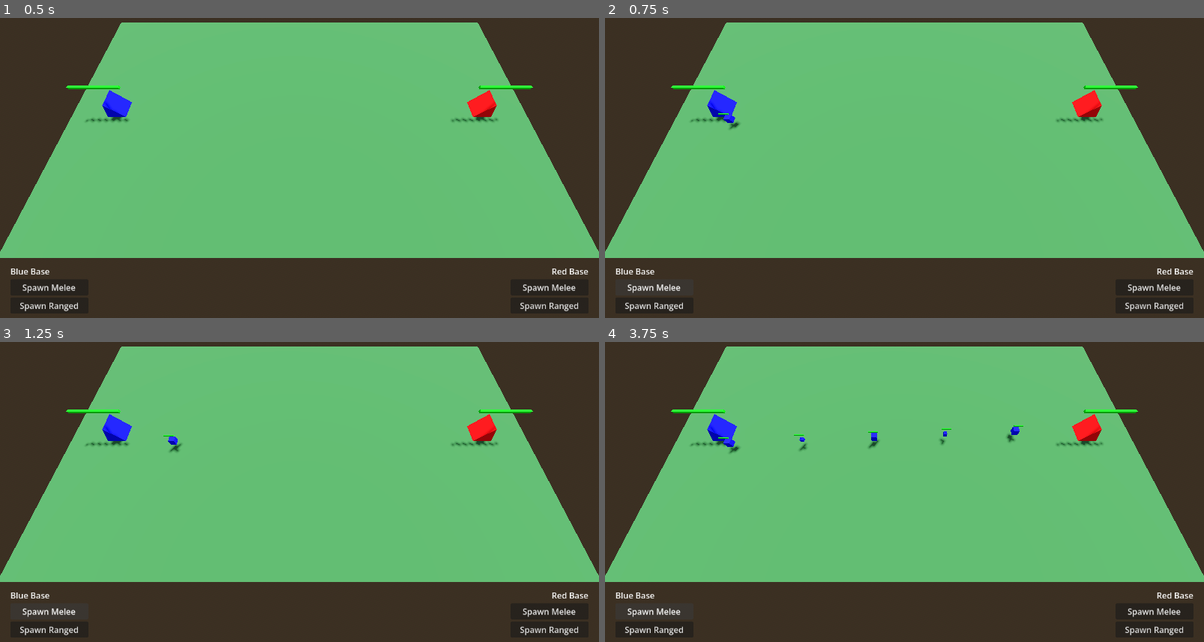
Above: before the commit, frames 1-4 (two rows, left to right).
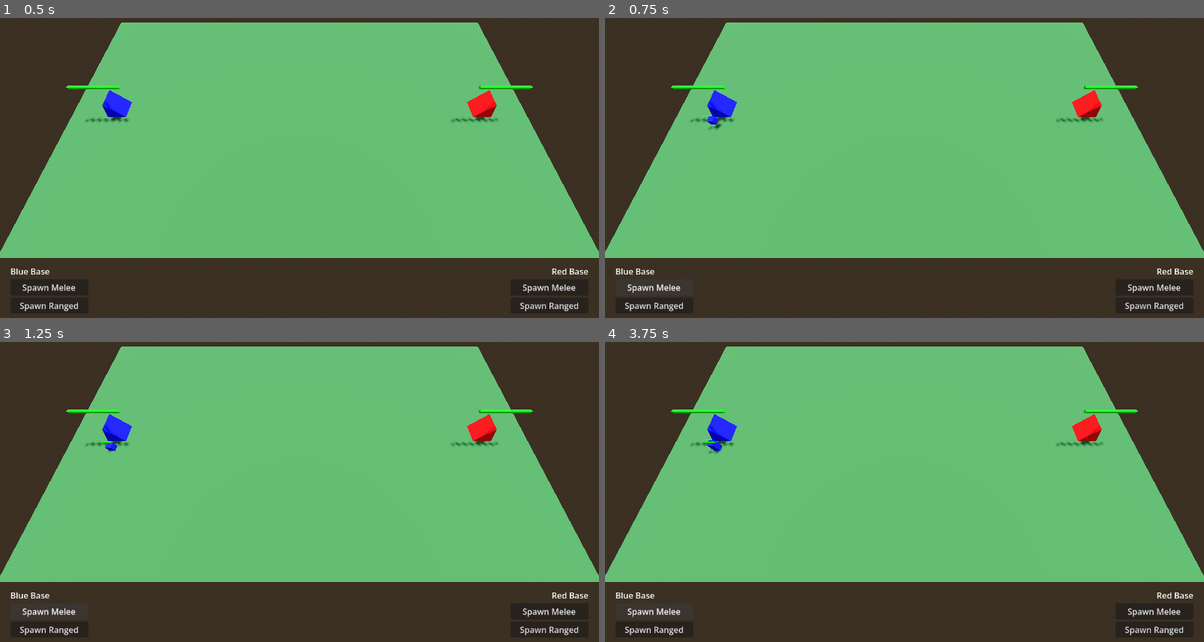
Above: after the commit, the same moments.

Repository: Jillkrav/RTS-Prueba
Game: Godot game, scene res://src/scenes/main.tscn
The game is run twice, just before and just after one commit, with the same random seed, the same clock (stepped at 60 frames per second) and the same inputs.
Inputs:
- Up to frame 1 (0.5 s): no input
- Up to frame 2 (0.75 s): click "Spawn Melee" at 0.5 s
- Up to frame 3 (1.25 s): no input
- Up to frame 4 (3.75 s): click "Spawn Ranged" at 1.25 s; click "Spawn Melee" at 2 s; click "Spawn Ranged" at 2.75 s; click "Spawn Melee" at 3.5 s

Frame 1 is identical in both runs. In frame 2, 0.1% of the frame differs, in the area x 16-23%, y 31-38%; in frame 3, 0.1%; in frame 4, 0.4%, in the area x 16-70%, y 27-38%.

Commit message:
Feat: Unidades se quedan estaticas y atacan con click

Diff:
--- /dev/null
+++ b/icon.svg
@@ -0,0 +1,27 @@
+<?xml version="1.0" encoding="iso-8859-1"?>
+<!-- Uploaded to: SVG Repo, www.svgrepo.com, Generator: SVG Repo Mixer Tools -->
+<svg height="800px" width="800px" version="1.1" id="Layer_1" xmlns="http://www.w3.org/2000/svg" xmlns:xlink="http://www.w3.org/1999/xlink"
+	 viewBox="0 0 512.009 512.009" xml:space="preserve">
+<circle style="fill:#F7B239;" cx="256.004" cy="256.004" r="256.004"/>
+<path style="fill:#E09B2D;" d="M121.499,390.501C29.407,298.407,22.15,153.608,99.723,53.204
+	c-8.593,6.638-16.861,13.895-24.743,21.777c-99.974,99.974-99.974,262.065,0,362.038s262.065,99.974,362.038,0
+	c7.881-7.881,15.138-16.15,21.777-24.743C358.392,489.85,213.593,482.593,121.499,390.501z"/>
+<path style="fill:#FFFFFF;" d="M126.955,264.933h258.092c0,14.486-2.391,28.415-6.794,41.421H133.749
+	C129.346,293.348,126.955,279.419,126.955,264.933z"/>
+<path style="fill:#A81004;" d="M133.749,306.354h244.504c-8.679,25.632-25.189,47.633-46.684,63.182
+	c-9.033-15.22-25.632-25.417-44.622-25.417c-11.602,0-22.305,3.808-30.946,10.248c-8.641-6.44-19.357-10.248-30.958-10.248
+	c-18.977,0-35.589,10.197-44.609,25.417C158.938,353.987,142.428,331.986,133.749,306.354z"/>
+<path style="fill:#F95428;" d="M286.946,344.119c18.99,0,35.589,10.197,44.622,25.417c-21.242,15.384-47.355,24.443-75.568,24.443
+	c-28.213,0-54.326-9.059-75.568-24.443c9.021-15.22,25.632-25.417,44.609-25.417c11.601,0,22.317,3.808,30.958,10.248
+	C264.642,347.927,275.345,344.119,286.946,344.119z"/>
+<g>
+	<path style="fill:#4D4D4D;" d="M205.155,208.171c0.858-3.756-0.64-7.659-3.793-9.876l-56.299-39.588
+		c-4.286-3.014-10.205-1.984-13.22,2.304c-3.014,4.286-1.982,10.205,2.304,13.22l37.322,26.244l-78.322,12.931
+		c-5.171,0.854-8.67,5.737-7.816,10.908c0.767,4.647,4.79,7.944,9.351,7.944c0.514,0,1.034-0.042,1.557-0.128l101.213-16.71
+		C201.252,214.792,204.297,211.928,205.155,208.171z"/>
+	<path style="fill:#4D4D4D;" d="M418.853,213.407l-78.323-12.931l37.322-26.244c4.286-3.015,5.319-8.933,2.304-13.22
+		c-3.015-4.288-8.935-5.319-13.22-2.304l-56.299,39.588c-3.151,2.217-4.651,6.118-3.793,9.876c0.858,3.758,3.903,6.621,7.705,7.248
+		l101.213,16.71c0.524,0.086,1.044,0.128,1.557,0.128c4.56,0,8.583-3.297,9.351-7.944
+		C427.523,219.144,424.024,214.261,418.853,213.407z"/>
+</g>
+</svg>
--- a/src/scripts/main.gd
+++ b/src/scripts/main.gd
@@ -1,17 +1,38 @@
 extends Node3D
 
-@onready var base_blue: Base = $BaseBlue
-@onready var base_red: Base = $BaseRed
-
+@onready var base_blue = $BaseBlue
+@onready var base_red = $BaseRed
 @onready var blue_melee_btn: Button = $HUD/Control/BlueControls/MeleeBtn
 @onready var blue_ranged_btn: Button = $HUD/Control/BlueControls/RangedBtn
-
 @onready var red_melee_btn: Button = $HUD/Control/RedControls/MeleeBtn
 @onready var red_ranged_btn: Button = $HUD/Control/RedControls/RangedBtn
+@onready var camera: Camera3D = $Camera3D
 
 func _ready() -> void:
 	blue_melee_btn.pressed.connect(base_blue.spawn_melee)
 	blue_ranged_btn.pressed.connect(base_blue.spawn_ranged)
-
 	red_melee_btn.pressed.connect(base_red.spawn_melee)
 	red_ranged_btn.pressed.connect(base_red.spawn_ranged)
+
+func _input(event: InputEvent) -> void:
+	if event is InputEventMouseButton:
+		var mouse_event: InputEventMouseButton = event
+		if mouse_event.pressed and mouse_event.button_index == MOUSE_BUTTON_LEFT:
+			select_unit_from_mouse(mouse_event.position)
+
+func select_unit_from_mouse(mouse_position: Vector2) -> void:
+	var from: Vector3 = camera.project_ray_origin(mouse_position)
+	var to: Vector3 = from + camera.project_ray_normal(mouse_position) * 1000.0
+
+	var query: PhysicsRayQueryParameters3D = PhysicsRayQueryParameters3D.create(from, to)
+	var space_state: PhysicsDirectSpaceState3D = get_world_3d().direct_space_state
+	var result: Dictionary = space_state.intersect_ray(query)
+
+	if result.is_empty():
+		return
+
+	var collider: Object = result["collider"]
+
+	if collider is Unit:
+		var unit: Unit = collider
+		unit.activate()
--- a/src/scripts/unit.gd
+++ b/src/scripts/unit.gd
@@ -1,5 +1,4 @@
 extends CharacterBody3D
-
 class_name Unit
 
 enum Team { BLUE, RED }
@@ -16,108 +15,129 @@
 
 var target: Node3D = null
 var last_attack_time: float = 0.0
+var is_activated: bool = false
 
 @onready var mesh: MeshInstance3D = $MeshInstance3D
 @onready var health_bar: MeshInstance3D = $HealthBar
 
 func _ready() -> void:
-	# Set colors and collision layers based on team
 	var material: StandardMaterial3D = StandardMaterial3D.new()
+
 	if team == Team.BLUE:
 		material.albedo_color = Color.BLUE
-		collision_layer = 1 # Blue team layer
-		collision_mask = 2 | 4 # Mask Red team (2) and Environment (4)
+		collision_layer = 1
+		collision_mask = 2 | 4
+		add_to_group("units_blue")
 	else:
 		material.albedo_color = Color.RED
-		collision_layer = 2 # Red team layer
-		collision_mask = 1 | 4 # Mask Blue team (1) and Environment (4)
+		collision_layer = 2
+		collision_mask = 1 | 4
+		add_to_group("units_red")
 
 	mesh.material_override = material
 
 	if type == Type.RANGED:
 		attack_range = 10.0
 		attack_damage = 5.0
-		mesh.scale = Vector3(0.6, 0.6, 0.6) # Scale it down
+		mesh.scale = Vector3(0.6, 0.6, 0.6)
 	else:
 		mesh.scale = Vector3(1.0, 1.0, 1.0)
 
+	input_ray_pickable = true
 	update_health_bar()
 
+func activate() -> void:
+	is_activated = true
+
 func _physics_process(delta: float) -> void:
-	if health <= 0:
+	if health <= 0.0:
 		queue_free()
 		return
 
-	# Add gravity
 	if not is_on_floor():
 		velocity.y -= 9.8 * delta
 	else:
-		velocity.y = 0
+		velocity.y = 0.0
+
+	if not is_activated:
+		velocity.x = 0.0
+		velocity.z = 0.0
+		move_and_slide()
+		return
 
 	find_target()
 
-	if target and is_instance_valid(target):
-		var distance = global_position.distance_to(target.global_position)
+	if target != null and is_instance_valid(target):
+		var distance: float = global_position.distance_to(target.global_position)
 		if distance > attack_range:
-			move_to_target(delta)
+			move_to_target()
 		else:
-			velocity.x = 0
-			velocity.z = 0
+			velocity.x = 0.0
+			velocity.z = 0.0
 			attack_target()
 	else:
-		move_towards_enemy_base(delta)
+		move_towards_enemy_base()
 
 	move_and_slide()
 
 func find_target() -> void:
-	# Simple targeting: find nearest enemy unit or base
-	var enemies = get_tree().get_nodes_in_group("units_" + ("red" if team == Team.BLUE else "blue"))
-	enemies.append_array(get_tree().get_nodes_in_group("base_" + ("red" if team == Team.BLUE else "blue")))
+	var enemies: Array = []
+
+	if team == Team.BLUE:
+		enemies.append_array(get_tree().get_nodes_in_group("units_red"))
+		enemies.append_array(get_tree().get_nodes_in_group("base_red"))
+	else:
+		enemies.append_array(get_tree().get_nodes_in_group("units_blue"))
+		enemies.append_array(get_tree().get_nodes_in_group("base_blue"))
 
 	var closest_enemy: Node3D = null
-	var min_dist = INF
+	var min_dist: float = INF
 
 	for enemy in enemies:
-		if is_instance_valid(enemy):
-			var dist = global_position.distance_to(enemy.global_position)
+		if enemy is Node3D and is_instance_valid(enemy):
+			var enemy_node: Node3D = enemy
+			var dist: float = global_position.distance_to(enemy_node.global_position)
 			if dist < min_dist:
 				min_dist = dist
-				closest_enemy = enemy
+				closest_enemy = enemy_node
 
 	target = closest_enemy
 
-func move_to_target(_delta: float) -> void:
-	if not target: return
-	var dir = (target.global_position - global_position).normalized()
-	velocity = dir * speed
-	move_and_slide()
+func move_to_target() -> void:
+	if target == null:
+		return
 
-func move_towards_enemy_base(delta: float) -> void:
-	# This will be refined in subclasses or based on scene layout
-	var base_group = "base_" + ("red" if team == Team.BLUE else "blue")
-	var enemy_bases = get_tree().get_nodes_in_group(base_group)
-	if enemy_bases.size() > 0:
+	var dir: Vector3 = (target.global_position - global_position).normalized()
+	velocity.x = dir.x * speed
+	velocity.z = dir.z * speed
+
+func move_towards_enemy_base() -> void:
+	var base_group: String = "base_red" if team == Team.BLUE else "base_blue"
+	var enemy_bases: Array = get_tree().get_nodes_in_group(base_group)
+
+	if enemy_bases.size() > 0 and enemy_bases[0] is Node3D:
 		target = enemy_bases[0]
-		move_to_target(delta)
+		move_to_target()
 
 func attack_target() -> void:
-	var current_time = Time.get_ticks_msec() / 1000.0
+	var current_time: float = Time.get_ticks_msec() / 1000.0
 	if current_time - last_attack_time >= attack_speed:
-		if target.has_method("take_damage"):
-			target.take_damage(attack_damage)
-			last_attack_time = current_time
+		if target != null and target.has_method("take_damage"):
+			target.call("take_damage", attack_damage)
+		last_attack_time = current_time
 
 func take_damage(amount: float) -> void:
 	health -= amount
 	update_health_bar()
-	if health <= 0:
+
+	if health <= 0.0:
 		queue_free()
 
 func update_health_bar() -> void:
 	if health_bar:
-		var health_pct = clamp(health / max_health, 0.0, 1.0)
+		var health_pct: float = clamp(health / max_health, 0.0, 1.0)
 		health_bar.scale.x = health_pct
-		# Color health bar
-		var mat = StandardMaterial3D.new()
+
+		var mat: StandardMaterial3D = StandardMaterial3D.new()
 		mat.albedo_color = Color.GREEN.lerp(Color.RED, 1.0 - health_pct)
 		health_bar.material_override = mat
Not shown, added: icon.svg.import
